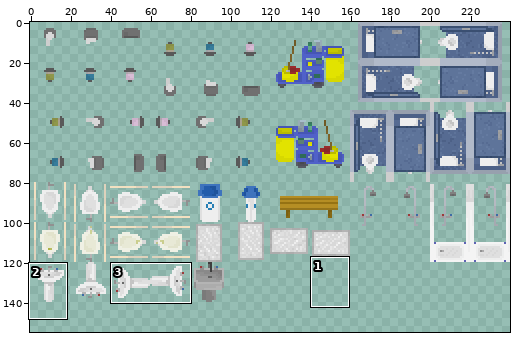
Sprite sheet -- ProyectosSDL/HolaSDL/levels/TileSheet-Baño.png. The first picture is a wide view before the edit; the outline marks the close-up.
Close-up. Before:
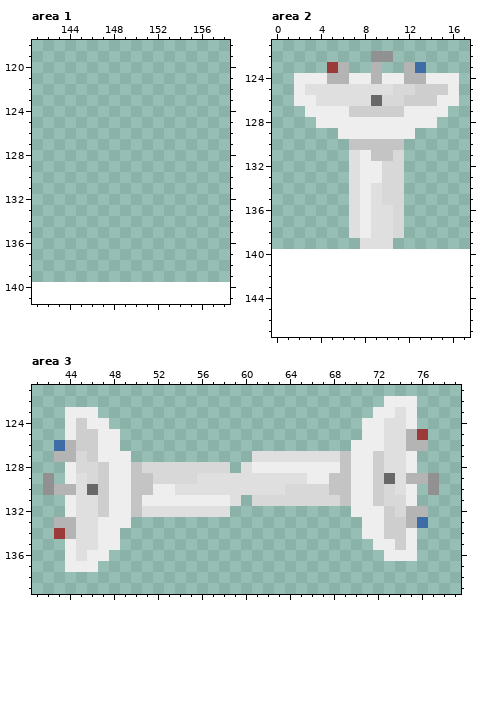
The file is 240x140 pixels. Colours within 5 levels of each other are drawn and written as one. Shown: area 1: x 141..158, y 118..141; area 2: x 0..17, y 121..147; area 3: x 41..79, y 121..139. The old version is drawn lined up with the new one, on the new canvas. The wide view leaves out empty margins. The commit also changed other parts of the picture, which this record leaves out.
The same view after the edit:
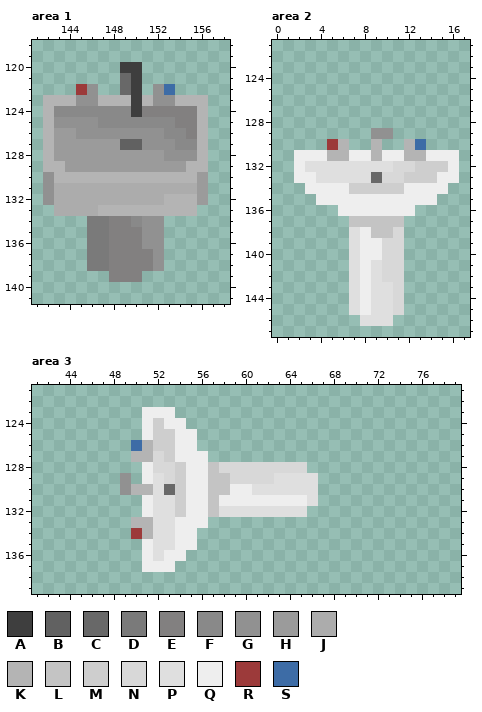
Palette (. is transparent): A #3e3e3e  B #616161  C #686868  D #7a7a7a  E #828080  F #898989  G #919191  H #9b9b9b  J #acacac  K #b4b4b4  L #c4c4c4  M #cecece  N #d8d8d8  P #dfdfdf  Q #eeeeee  R #9c3a3a  S #3d6ca6
Changes in this commit:
canvas 240x140 -> 240x160
Area 1:
y 120: x 149..150 .. -> AA
y 121: x 149..150 .. -> CA
y 122: x 145..146 .. -> RG; x 149..150 .. -> CA; x 152..153 .. -> GS
y 123: x 142..156 ............... -> KKKGGKKKAKGGKKK
y 124: x 142..156 ............... -> KFFFFFFFAEEEEEK
y 125: x 142..156 ............... -> KGGGGFFFFFFFEEK
y 126: x 142..156 ............... -> KHHGGGGGGGGFFEK
y 127: x 142..156 ............... -> KHHHHHHBBGGGFFK
y 128: x 142..156 ............... -> KHHHHHHHHHHGGGK
y 129: x 142..156 ............... -> KKHHHHHHHHHHHKK
y 130: x 142..156 ............... -> GKKKKKKKKKKKKKH
y 131: x 142..156 ............... -> GJJJJJJJJJJJJJH
y 132: x 142..156 ............... -> GJJJJJJJJJJKKKH
y 133: x 143..155 ............. -> JJJJKKKKKKKKK
y 134: x 146..152 ....... -> DDEEFGG
y 135..136: x 146..152 ....... -> DDEEEGG
y 137..138: x 146..152 ....... -> DDEEEEG
y 139: x 148..150 ... -> EEE
Area 2:
y 122: x 9..10 GG -> ..
y 123: x 5..6 RK -> ..; x 9 K -> .; x 12..13 KS -> ..
y 124: x 2..16 QQQKKQQKQQKKQQQ -> ...............
y 125: x 2..16 QPPPPPPPPNNMMMQ -> ...............
y 126: x 2..16 QQPPPPPCNNMMMQQ -> ...............
y 127: x 3..15 QQQQMMMMMQQQQ -> .............
y 128: x 4..14 QQQQQQQQQQQ -> ...........
y 129: x 6..12 QQQQQQQ -> ...GG..
y 130: x 5..13 ..LLLLL.. -> RK..K..KS
y 131: x 2..7 .....P -> QQQKKQ; x 9..16 LLN..... -> KQQKKQQQ
y 132: x 2..6 ..... -> QPPPP; x 8..10 QQN -> PPP; x 12..16 ..... -> NMMMQ
y 133: x 2..6 ..... -> QQPPP; x 8..9 QQ -> PC; x 12..16 ..... -> MMMQQ
y 134: x 3..15 ....PQPNN.... -> QQQQMMMMMQQQQ
y 135: x 4..7 ...P -> QQQQ; x 9..14 PNN... -> QQQQQQ
y 136: x 6..7 .P -> QQ; x 9..12 PPN. -> QQQQ
y 137: x 7..11 PQPPN -> LLLLL
y 138: x 9..10 PP -> LL
y 139: x 7..11 .PPP. -> PQQNN
y 140: x 7..11 ..... -> PQQNN
y 141..142: x 7..11 ..... -> PQPNN
y 143..145: x 7..11 ..... -> PQPPN
y 146: x 8..10 ... -> PPP
Area 3:
y 122: x 73..75 QQQ -> ...
y 123: x 44..46 QQQ -> ...; x 51..53 ... -> QQQ; x 72..75 QQPQ -> ....
y 124: x 44..47 QMQQ -> ....; x 51..54 .... -> QMQQ; x 71..75 QQPPQ -> .....
y 125: x 44..48 QMMQQ -> .....; x 51..55 ..... -> QMMQQ; x 71..76 QQPPKR -> ......
y 126: x 43..48 SKMMQQ -> ......; x 50..55 ...... -> SKMMQQ; x 70..76 QQQPPKK -> .......
y 127: x 43..56 KKNMQQQ....... -> .......KKNMQQQ; x 61..75 PPPPPPPPLQQMPPQ -> ...............
y 128: x 44..51 QNNMQQLN -> .......Q; x 54..57 NNNN -> MQQL; x 59..75 .PQQQQQQQQLQQMPPQ -> NNNNNNN..........
y 129: x 42 G -> .; x 44..52 QPNMQQLLN -> .....G.QP; x 54..62 NNPPPPPPP -> MQQLLNNNN; x 66..77 QQLLQQMCPKKG -> P...........
y 130: x 42..60 GKKPCMQQLLQQPPPPPPP -> .......GKKPCMQQLLQQ; x 64..75 NNNNLLQQMNPQ -> PPP.........; x 77 G -> .
y 131: x 44..50 QPPMQQL -> .......; x 52..54 QQQ -> PPM; x 57 Q -> L; x 59..75 P.NNNNNNNNLQQMNNQ -> QQQQQQQP.........
y 132: x 44..51 QPPMQQLP -> .......Q; x 54..57 PPPP -> MQQL; x 59..65 ....... -> PPPPPPP; x 70..76 QQQMNKK -> .......
y 133: x 43..56 KKPPQQQ....... -> .......KKPPQQQ; x 71..76 QQMMKS -> ......
y 134: x 43..48 RKPPQQ -> ......; x 50..55 ...... -> RKPPQQ; x 71..75 QQMMQ -> .....
y 135: x 44..48 QPPQQ -> .....; x 51..55 ..... -> QPPQQ; x 72..75 QQMQ -> ....
y 136: x 44..47 QPQQ -> ....; x 51..54 .... -> QPQQ; x 73..75 QQQ -> ...
y 137: x 44..46 QQQ -> ...; x 51..53 ... -> QQQ
Changed places in both close-ups, as pixel boxes (x1, y1, x2, y2):
added: (43, 62, 208, 282)
changed: (294, 51, 459, 326)
changed: (43, 396, 439, 572)
